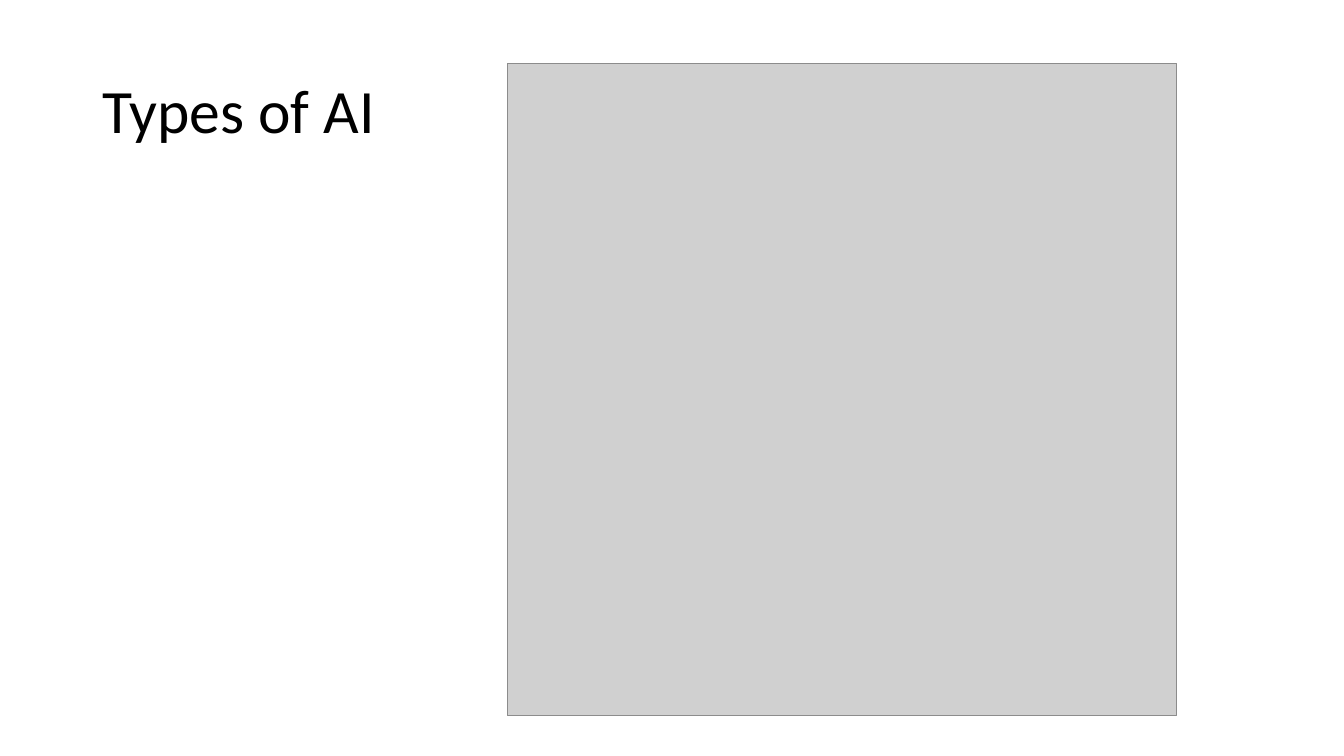
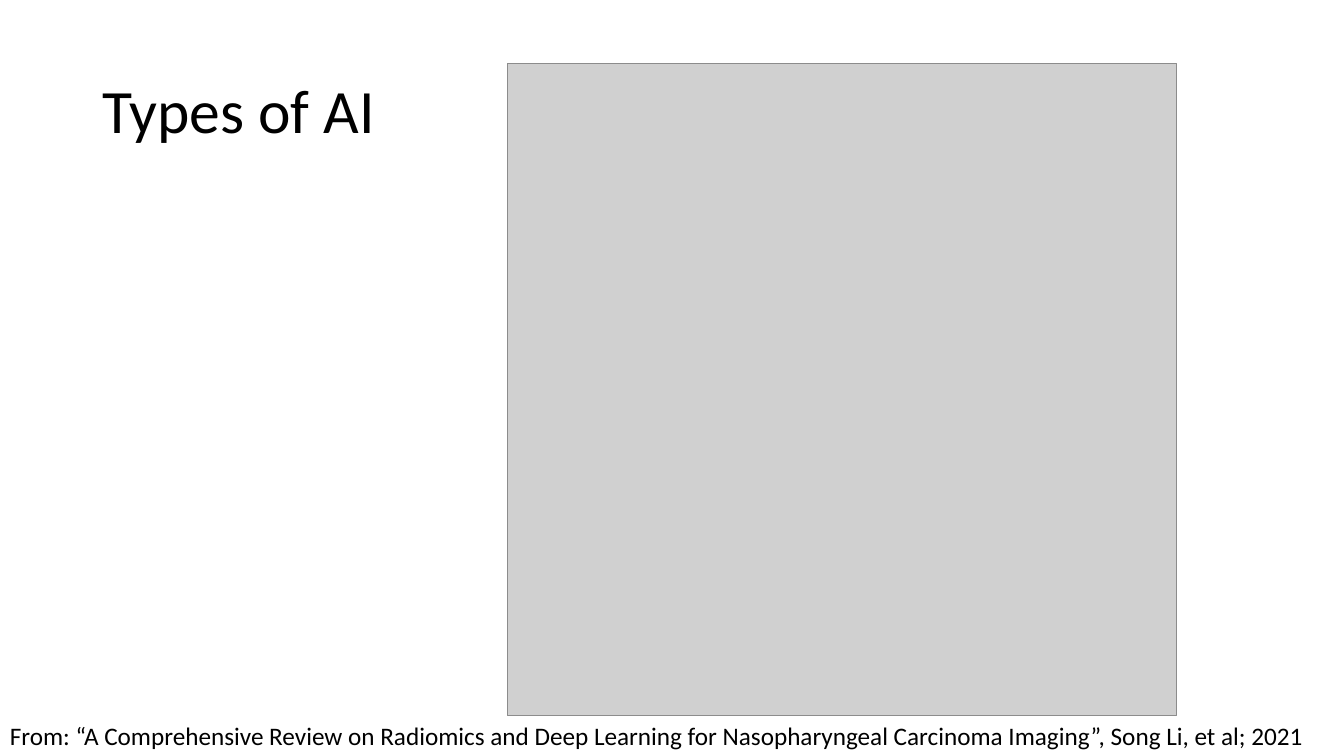
Before and after one commit to pstingley/Introduction-to-AI, a slide deck: slide 3 of Intro to AI.pptx. Drawn at 1344x756 pixels with LibreOffice and Linux fonts; fonts in the diff are those of the drawing; grey boxes stand for pictures. Boxes give left, top, right and bottom in pixels: in the first picture for what was removed or moved away, otherwise in the second. Text is boxed around its words. In the diff, an @@ line names an element or a change of style, - is before the commit and + after.

```diff
--- a/Intro to AI.pptx
+++ b/Intro to AI.pptx
@@ text added at <box>10,727,1302,750</box>, 18 pt, text #000000 @@
+From: “A Comprehensive Review on Radiomics and Deep Learning for Nasopharyngeal Carcinoma Imaging”, Song Li, et al; 2021
```
Also in this commit, not shown: 3 other slides changed, 1 slide removed.
